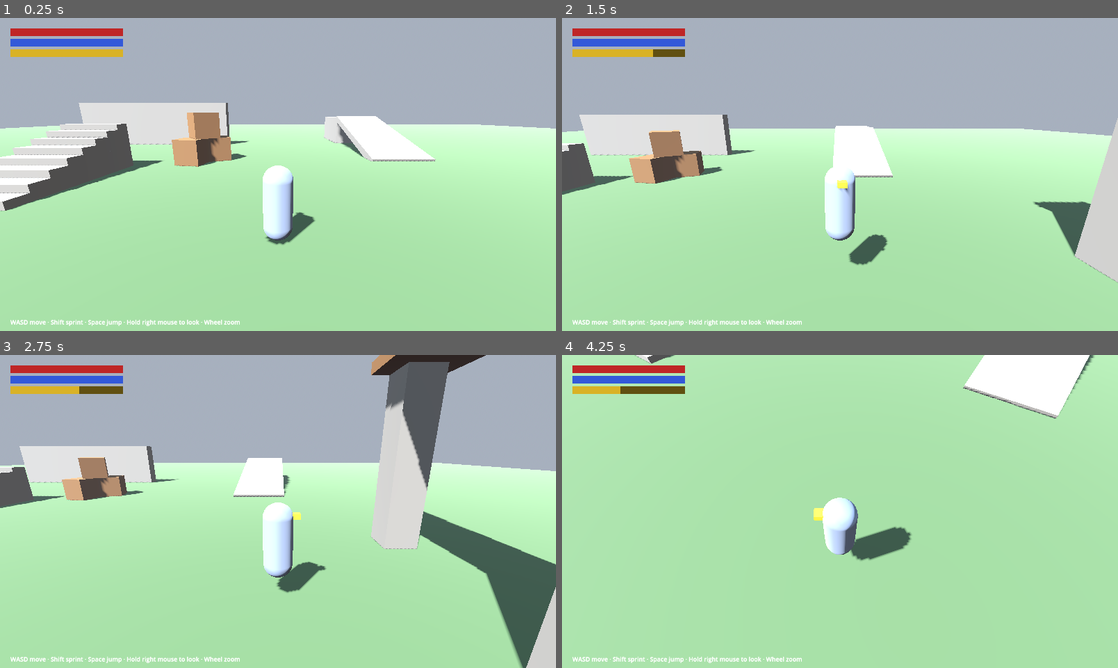
Above: before the commit, frames 1-4 (two rows, left to right).
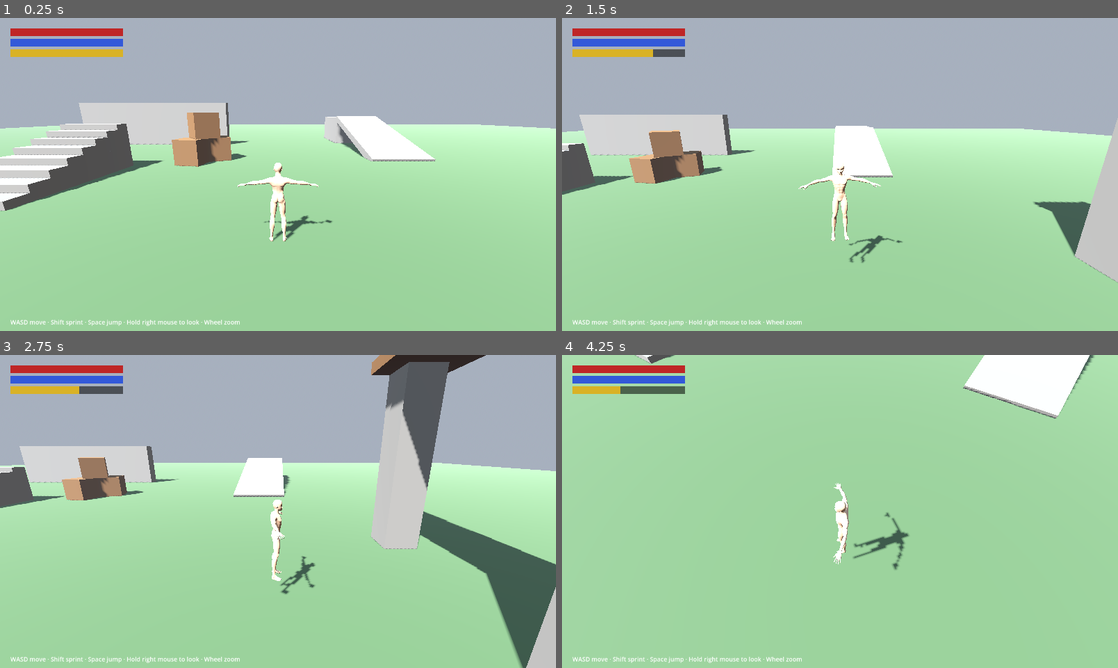
Above: after the commit, the same moments.

Repository: itshyokin/titamas-online
Game: Godot game, scene res://scenes/levels/test_level.tscn
The game is run twice, just before and just after one commit, with the same random seed, the same clock (stepped at 60 frames per second) and the same inputs.
Inputs (mouse positions are in pixels of both pictures, inside the frame that each line leads up to):
- Up to frame 1 (0.25 s): no input
- Up to frame 2 (1.5 s): tap Enter at 0.5 s; move the mouse to (962, 158) at 0.52 s; hold D (move_right) 0.53-1.28 s; hold Shift (sprint) 0.53-1.28 s; tap Space (jump) at 0.77, 0.8, 1.07, 1.35 s; move the mouse to (728, 190) at 1.27 s; hold S (move_back) from 1.28 s (still down)
- Up to frame 3 (2.75 s): tap Space (jump) at 1.52, 1.82, 2.3 s; tap Shift (sprint) at 1.55 s; move the mouse to (333, 442) at 2.02 s; release S (move_back) at 2.03 s; hold D (move_right) from 2.03 s (still down); hold Right mouse button (camera_look) from 2.03 s (still down)
- Up to frame 4 (4.25 s): move the mouse to (834, 517) at 2.77 s; release D (move_right) at 2.78 s; release Right mouse button (camera_look) at 2.78 s; hold W (move_forward) 2.78-3.53 s; tap Shift (sprint) at 2.85 s; tap Space (jump) at 3.02, 3.32, 3.77, 3.8, 4.07 s; move the mouse to (1006, 558) at 3.52 s; hold A (move_left) from 3.53 s (still down); hold Mouse wheel up (zoom_in) from 3.53 s (still down)

The runs differ from the first frame. In frame 1, 1.5% of the frame differs, in the area x 1-60%, y 46-99%; in frame 2, 1.8%; in frame 3, 1.9%; in frame 4, 2.1%, in the area x 1-95%, y 2-99%.
Error before the commit: Invalid access to property or key 'spring_length' on a base object of type 'null instance'. (res://scripts/player/third_person_camera.gd:24)

Commit message:
Fix duplicate nodes in scenes; add base character bodies
- Rebuilt scenes so instanced HUD/player children aren't saved twice
  (caused "name clashes" load errors and the CameraRig crash)
- Add base_bodies.glb (masc + femme) with import scale corrected to metres
- CharacterModel script: choose body type and skin colour in the Inspector
- Replace placeholder capsule with the masc body; soften sun

Co-Authored-By: Claude Opus 5.5 <noreply@anthropic.com>
Claude-Session: https://claude.ai/code/session_017yL7bvFwTAAWyxdSCDZWYF

Diff:
--- a/scenes/levels/test_level.tscn
+++ b/scenes/levels/test_level.tscn
@@ -1,174 +1,153 @@
-[gd_scene format=3 uid="uid://dil5icttc0rtv"]
+[gd_scene format=3]
 
-[ext_resource type="PackedScene" path="res://scenes/player/player.tscn" id="1_v45ci"]
-[ext_resource type="Script" uid="uid://cjg58r0xgp6kb" path="res://scripts/player/stats.gd" id="2_48ne7"]
-[ext_resource type="Script" uid="uid://cqe8qi20xfoun" path="res://scripts/player/third_person_camera.gd" id="3_6xh4u"]
-[ext_resource type="PackedScene" path="res://scenes/ui/hud.tscn" id="4_cyt5c"]
+[ext_resource type="PackedScene" path="res://scenes/player/player.tscn" id="1_jbqir"]
 
-[sub_resource type="ProceduralSkyMaterial" id="ProceduralSkyMaterial_7x1jh"]
+[sub_resource type="ProceduralSkyMaterial" id="ProceduralSkyMaterial_yautc"]
 
-[sub_resource type="Sky" id="Sky_hfwtw"]
-sky_material = SubResource("ProceduralSkyMaterial_7x1jh")
+[sub_resource type="Sky" id="Sky_fr1um"]
+sky_material = SubResource("ProceduralSkyMaterial_yautc")
 
-[sub_resource type="Environment" id="Environment_2mu0v"]
+[sub_resource type="Environment" id="Environment_v45ci"]
 background_mode = 2
-sky = SubResource("Sky_hfwtw")
+sky = SubResource("Sky_fr1um")
 ambient_light_source = 3
 tonemap_mode = 2
 fog_enabled = true
 fog_density = 0.004
 
-[sub_resource type="StandardMaterial3D" id="StandardMaterial3D_jmx14"]
+[sub_resource type="StandardMaterial3D" id="StandardMaterial3D_48ne7"]
 albedo_color = Color(0.35, 0.45, 0.3, 1)
 roughness = 0.9
 
-[sub_resource type="StandardMaterial3D" id="StandardMaterial3D_eaa0b"]
+[sub_resource type="StandardMaterial3D" id="StandardMaterial3D_6xh4u"]
 albedo_color = Color(0.55, 0.53, 0.5, 1)
 roughness = 0.9
 
-[sub_resource type="StandardMaterial3D" id="StandardMaterial3D_a5rnb"]
+[sub_resource type="StandardMaterial3D" id="StandardMaterial3D_cyt5c"]
 albedo_color = Color(0.5, 0.36, 0.22, 1)
 roughness = 0.9
 
-[sub_resource type="CapsuleShape3D" id="CapsuleShape3D_qek5x"]
-radius = 0.35
-height = 1.8
+[node name="TestLevel" type="Node3D" unique_id=1248646174]
 
-[node name="TestLevel" type="Node3D" unique_id=1270205724]
+[node name="WorldEnvironment" type="WorldEnvironment" parent="." unique_id=907917903]
+environment = SubResource("Environment_v45ci")
 
-[node name="WorldEnvironment" type="WorldEnvironment" parent="." unique_id=1411771784]
-environment = SubResource("Environment_2mu0v")
-
-[node name="Sun" type="DirectionalLight3D" parent="." unique_id=1139030526]
+[node name="Sun" type="DirectionalLight3D" parent="." unique_id=90615255]
 transform = Transform3D(0.81915206, 0.43938506, -0.36868784, 0, 0.64278764, 0.76604444, 0.57357645, -0.62750685, 0.5265408, 0, 0, 0)
+light_energy = 0.8
 shadow_enabled = true
 
-[node name="Blockout" type="Node3D" parent="." unique_id=386608838]
+[node name="Blockout" type="Node3D" parent="." unique_id=922451447]
 
-[node name="Ground" type="CSGBox3D" parent="Blockout" unique_id=973682502]
+[node name="Ground" type="CSGBox3D" parent="Blockout" unique_id=1233909413]
 transform = Transform3D(1, 0, 0, 0, 1, 0, 0, 0, 1, 0, -0.5, 0)
 use_collision = true
 size = Vector3(120, 1, 120)
-material = SubResource("StandardMaterial3D_jmx14")
+material = SubResource("StandardMaterial3D_48ne7")
 
-[node name="Ramp" type="CSGBox3D" parent="Blockout" unique_id=1249409568]
+[node name="Ramp" type="CSGBox3D" parent="Blockout" unique_id=584176681]
 transform = Transform3D(1, 0, 0, 0, 0.9659258, -0.25881904, 0, 0.25881904, 0.9659258, 8, 1.2, -10)
 use_collision = true
 size = Vector3(4, 0.5, 10)
-material = SubResource("StandardMaterial3D_eaa0b")
+material = SubResource("StandardMaterial3D_6xh4u")
 
-[node name="RampTop" type="CSGBox3D" parent="Blockout" unique_id=1578338310]
+[node name="RampTop" type="CSGBox3D" parent="Blockout" unique_id=664008917]
 transform = Transform3D(1, 0, 0, 0, 1, 0, 0, 0, 1, 8, 1.3, -17.5)
 use_collision = true
 size = Vector3(4, 2.6, 6)
-material = SubResource("StandardMaterial3D_eaa0b")
+material = SubResource("StandardMaterial3D_6xh4u")
 
-[node name="Crate1" type="CSGBox3D" parent="Blockout" unique_id=306883578]
+[node name="Crate1" type="CSGBox3D" parent="Blockout" unique_id=1367650567]
 transform = Transform3D(0.9396926, 0, 0.34202012, 0, 1, 0, -0.34202012, 0, 0.9396926, -4, 0.75, -6)
 use_collision = true
 size = Vector3(1.5, 1.5, 1.5)
-material = SubResource("StandardMaterial3D_a5rnb")
+material = SubResource("StandardMaterial3D_cyt5c")
 
-[node name="Crate2" type="CSGBox3D" parent="Blockout" unique_id=410315259]
+[node name="Crate2" type="CSGBox3D" parent="Blockout" unique_id=1084461597]
 transform = Transform3D(0.9848077, 0, -0.17364818, 0, 1, 0, 0.17364818, 0, 0.9848077, -5.2, 0.75, -4.6)
 use_collision = true
 size = Vector3(1.5, 1.5, 1.5)
-material = SubResource("StandardMaterial3D_a5rnb")
+material = SubResource("StandardMaterial3D_cyt5c")
 
-[node name="Crate3" type="CSGBox3D" parent="Blockout" unique_id=132084435]
+[node name="Crate3" type="CSGBox3D" parent="Blockout" unique_id=1126761863]
 transform = Transform3D(0.81915206, 0, 0.57357645, 0, 1, 0, -0.57357645, 0, 0.81915206, -4.6, 2.25, -5.3)
 use_collision = true
 size = Vector3(1.5, 1.5, 1.5)
-material = SubResource("StandardMaterial3D_a5rnb")
+material = SubResource("StandardMaterial3D_cyt5c")
 
-[node name="Wall" type="CSGBox3D" parent="Blockout" unique_id=45807449]
+[node name="Wall" type="CSGBox3D" parent="Blockout" unique_id=1469052787]
 transform = Transform3D(1, 0, 0, 0, 1, 0, 0, 0, 1, -12, 2, -14)
 use_collision = true
 size = Vector3(14, 4, 1)
-material = SubResource("StandardMaterial3D_eaa0b")
+material = SubResource("StandardMaterial3D_6xh4u")
 
-[node name="Pillar1" type="CSGBox3D" parent="Blockout" unique_id=1121083112]
+[node name="Pillar1" type="CSGBox3D" parent="Blockout" unique_id=1460795428]
 transform = Transform3D(1, 0, 0, 0, 1, 0, 0, 0, 1, 14, 3, 4)
 use_collision = true
 size = Vector3(1.2, 6, 1.2)
-material = SubResource("StandardMaterial3D_eaa0b")
+material = SubResource("StandardMaterial3D_6xh4u")
 
-[node name="Pillar2" type="CSGBox3D" parent="Blockout" unique_id=1570759091]
+[node name="Pillar2" type="CSGBox3D" parent="Blockout" unique_id=1329092415]
 transform = Transform3D(1, 0, 0, 0, 1, 0, 0, 0, 1, 14, 3, 10)
 use_collision = true
 size = Vector3(1.2, 6, 1.2)
-material = SubResource("StandardMaterial3D_eaa0b")
+material = SubResource("StandardMaterial3D_6xh4u")
 
-[node name="Bridge" type="CSGBox3D" parent="Blockout" unique_id=1251609828]
+[node name="Bridge" type="CSGBox3D" parent="Blockout" unique_id=1974778595]
 transform = Transform3D(1, 0, 0, 0, 1, 0, 0, 0, 1, 14, 6.2, 7)
 use_collision = true
 size = Vector3(2.5, 0.4, 7.2)
-material = SubResource("StandardMaterial3D_a5rnb")
+material = SubResource("StandardMaterial3D_cyt5c")
 
-[node name="Step1" type="CSGBox3D" parent="Blockout" unique_id=109785808]
+[node name="Step1" type="CSGBox3D" parent="Blockout" unique_id=2143825883]
 transform = Transform3D(1, 0, 0, 0, 1, 0, 0, 0, 1, -10, 0.15, 2)
 use_collision = true
 size = Vector3(3, 0.3, 0.8)
-material = SubResource("StandardMaterial3D_eaa0b")
+material = SubResource("StandardMaterial3D_6xh4u")
 
-[node name="Step2" type="CSGBox3D" parent="Blockout" unique_id=474443045]
+[node name="Step2" type="CSGBox3D" parent="Blockout" unique_id=1602410190]
 transform = Transform3D(1, 0, 0, 0, 1, 0, 0, 0, 1, -10, 0.3, 1.2)
 use_collision = true
 size = Vector3(3, 0.6, 0.8)
-material = SubResource("StandardMaterial3D_eaa0b")
+material = SubResource("StandardMaterial3D_6xh4u")
 
-[node name="Step3" type="CSGBox3D" parent="Blockout" unique_id=1123419762]
+[node name="Step3" type="CSGBox3D" parent="Blockout" unique_id=1961771981]
 transform = Transform3D(1, 0, 0, 0, 1, 0, 0, 0, 1, -10, 0.45, 0.4)
 use_collision = true
 size = Vector3(3, 0.9, 0.8)
-material = SubResource("StandardMaterial3D_eaa0b")
+material = SubResource("StandardMaterial3D_6xh4u")
 
-[node name="Step4" type="CSGBox3D" parent="Blockout" unique_id=1808586373]
+[node name="Step4" type="CSGBox3D" parent="Blockout" unique_id=201775822]
 transform = Transform3D(1, 0, 0, 0, 1, 0, 0, 0, 1, -10, 0.6, -0.4)
 use_collision = true
 size = Vector3(3, 1.2, 0.8)
-material = SubResource("StandardMaterial3D_eaa0b")
+material = SubResource("StandardMaterial3D_6xh4u")
 
-[node name="Step5" type="CSGBox3D" parent="Blockout" unique_id=271809970]
+[node name="Step5" type="CSGBox3D" parent="Blockout" unique_id=984357623]
 transform = Transform3D(1, 0, 0, 0, 1, 0, 0, 0, 1, -10, 0.75, -1.2)
 use_collision = true
 size = Vector3(3, 1.5, 0.8)
-material = SubResource("StandardMaterial3D_eaa0b")
+material = SubResource("StandardMaterial3D_6xh4u")
 
-[node name="Step6" type="CSGBox3D" parent="Blockout" unique_id=1707935194]
+[node name="Step6" type="CSGBox3D" parent="Blockout" unique_id=691987748]
 transform = Transform3D(1, 0, 0, 0, 1, 0, 0, 0, 1, -10, 0.9, -2)
 use_collision = true
 size = Vector3(3, 1.8, 0.8)
-material = SubResource("StandardMaterial3D_eaa0b")
+material = SubResource("StandardMaterial3D_6xh4u")
 
-[node name="Step7" type="CSGBox3D" parent="Blockout" unique_id=187348167]
+[node name="Step7" type="CSGBox3D" parent="Blockout" unique_id=718970881]
 transform = Transform3D(1, 0, 0, 0, 1, 0, 0, 0, 1, -10, 1.05, -2.8)
 use_collision = true
 size = Vector3(3, 2.1, 0.8)
-material = SubResource("StandardMaterial3D_eaa0b")
+material = SubResource("StandardMaterial3D_6xh4u")
 
-[node name="Step8" type="CSGBox3D" parent="Blockout" unique_id=406065188]
+[node name="Step8" type="CSGBox3D" parent="Blockout" unique_id=458875415]
 transform = Transform3D(1, 0, 0, 0, 1, 0, 0, 0, 1, -10, 1.2, -3.6)
 use_collision = true
 size = Vector3(3, 2.4, 0.8)
-material = SubResource("StandardMaterial3D_eaa0b")
+material = SubResource("StandardMaterial3D_6xh4u")
 
-[node name="PlayerSpawn" type="Marker3D" parent="." unique_id=752356455]
+[node name="PlayerSpawn" type="Marker3D" parent="." unique_id=1957049734]
 
-[node name="Player" parent="." unique_id=1957645400 instance=ExtResource("1_v45ci")]
+[node name="Player" parent="." unique_id=86567346 instance=ExtResource("1_jbqir")]
 transform = Transform3D(1, 0, 0, 0, 1, 0, 0, 0, 1, 0, 0.1, 4)
-
-[node name="CollisionShape3D2" type="CollisionShape3D" parent="Player" unique_id=554792150]
-transform = Transform3D(1, 0, 0, 0, 1, 0, 0, 0, 1, 0, 0.9, 0)
-shape = SubResource("CapsuleShape3D_qek5x")
-
-[node name="Model2" type="Node3D" parent="Player" unique_id=203077600]
-
-[node name="Stats2" type="Node" parent="Player" unique_id=1298780680]
-script = ExtResource("2_48ne7")
-
-[node name="CameraRig2" type="Node3D" parent="Player" unique_id=1621913665]
-script = ExtResource("3_6xh4u")
-
-[node name="HUD2" parent="Player" unique_id=155030158 instance=ExtResource("4_cyt5c")]
-stats_path = NodePath("../Stats")
--- a/scenes/player/player.tscn
+++ b/scenes/player/player.tscn
@@ -1,128 +1,47 @@
 [gd_scene format=3]
 
-[ext_resource type="Script" path="res://scripts/player/player_controller.gd" id="1_lvxji"]
-[ext_resource type="Script" path="res://scripts/player/stats.gd" id="2_p47bc"]
-[ext_resource type="Script" path="res://scripts/player/third_person_camera.gd" id="3_75vfm"]
-[ext_resource type="PackedScene" path="res://scenes/ui/hud.tscn" id="4_0owmy"]
+[ext_resource type="Script" path="res://scripts/player/player_controller.gd" id="1_75vfm"]
+[ext_resource type="PackedScene" path="res://assets/models/characters/base_bodies.glb" id="2_0owmy"]
+[ext_resource type="Script" path="res://scripts/player/character_model.gd" id="3_qek5x"]
+[ext_resource type="Script" path="res://scripts/player/stats.gd" id="4_5gtgg"]
+[ext_resource type="Script" path="res://scripts/player/third_person_camera.gd" id="5_h17s1"]
+[ext_resource type="PackedScene" path="res://scenes/ui/hud.tscn" id="6_je7p5"]
 
-[sub_resource type="CapsuleShape3D" id="CapsuleShape3D_qek5x"]
+[sub_resource type="CapsuleShape3D" id="CapsuleShape3D_fm80t"]
 radius = 0.35
-height = 1.8
-
-[sub_resource type="StandardMaterial3D" id="StandardMaterial3D_5gtgg"]
-albedo_color = Color(0.55, 0.6, 0.7, 1)
-roughness = 0.9
-
-[sub_resource type="CapsuleMesh" id="CapsuleMesh_h17s1"]
-material = SubResource("StandardMaterial3D_5gtgg")
-radius = 0.35
-height = 1.8
-
-[sub_resource type="StandardMaterial3D" id="StandardMaterial3D_je7p5"]
-albedo_color = Color(0.9, 0.75, 0.2, 1)
-roughness = 0.9
-
-[sub_resource type="BoxMesh" id="BoxMesh_fm80t"]
-material = SubResource("StandardMaterial3D_je7p5")
-size = Vector3(0.2, 0.12, 0.25)
+height = 1.85
 
 [sub_resource type="SphereShape3D" id="SphereShape3D_gx1jg"]
 radius = 0.25
 
-[sub_resource type="StyleBoxFlat" id="StyleBoxFlat_hqnrr"]
-bg_color = Color(0, 0, 0, 0.55)
-
-[sub_resource type="StyleBoxFlat" id="StyleBoxFlat_bo48s"]
-bg_color = Color(0.75, 0.15, 0.15, 1)
-
-[sub_resource type="StyleBoxFlat" id="StyleBoxFlat_8qguk"]
-bg_color = Color(0, 0, 0, 0.55)
-
-[sub_resource type="StyleBoxFlat" id="StyleBoxFlat_136eg"]
-bg_color = Color(0.2, 0.35, 0.85, 1)
-
-[sub_resource type="StyleBoxFlat" id="StyleBoxFlat_oj5la"]
-bg_color = Color(0, 0, 0, 0.55)
-
-[sub_resource type="StyleBoxFlat" id="StyleBoxFlat_gss2c"]
-bg_color = Color(0.85, 0.7, 0.15, 1)
-
-[node name="Player" type="CharacterBody3D" unique_id=1957645400]
+[node name="Player" type="CharacterBody3D" unique_id=86567346]
 collision_layer = 2
 collision_mask = 5
-script = ExtResource("1_lvxji")
+script = ExtResource("1_75vfm")
 
-[node name="CollisionShape3D" type="CollisionShape3D" parent="." unique_id=554792150]
-transform = Transform3D(1, 0, 0, 0, 1, 0, 0, 0, 1, 0, 0.9, 0)
-shape = SubResource("CapsuleShape3D_qek5x")
+[node name="CollisionShape3D" type="CollisionShape3D" parent="." unique_id=1558769712]
+transform = Transform3D(1, 0, 0, 0, 1, 0, 0, 0, 1, 0, 0.925, 0)
+shape = SubResource("CapsuleShape3D_fm80t")
 
-[node name="Model" type="Node3D" parent="." unique_id=203077600]
+[node name="Model" type="Node3D" parent="." unique_id=379129217]
 
-[node name="PlaceholderBody" type="MeshInstance3D" parent="Model" unique_id=1425337374]
-transform = Transform3D(1, 0, 0, 0, 1, 0, 0, 0, 1, 0, 0.9, 0)
-mesh = SubResource("CapsuleMesh_h17s1")
+[node name="Character" parent="Model" unique_id=714591041 instance=ExtResource("2_0owmy")]
+script = ExtResource("3_qek5x")
 
-[node name="FacingMarker" type="MeshInstance3D" parent="Model" unique_id=1748436567]
-transform = Transform3D(1, 0, 0, 0, 1, 0, 0, 0, 1, 0, 1.5, -0.38)
-mesh = SubResource("BoxMesh_fm80t")
+[node name="Stats" type="Node" parent="." unique_id=1666895768]
+script = ExtResource("4_5gtgg")
 
-[node name="Stats" type="Node" parent="." unique_id=1298780680]
-script = ExtResource("2_p47bc")
+[node name="CameraRig" type="Node3D" parent="." unique_id=244882990]
+script = ExtResource("5_h17s1")
 
-[node name="CameraRig" type="Node3D" parent="." unique_id=1621913665]
-script = ExtResource("3_75vfm")
-
-[node name="SpringArm3D" type="SpringArm3D" parent="CameraRig" unique_id=1966390940]
+[node name="SpringArm3D" type="SpringArm3D" parent="CameraRig" unique_id=1510997176]
 shape = SubResource("SphereShape3D_gx1jg")
 spring_length = 5.0
 margin = 0.2
 
-[node name="Camera3D" type="Camera3D" parent="CameraRig/SpringArm3D" unique_id=1425378120]
+[node name="Camera3D" type="Camera3D" parent="CameraRig/SpringArm3D" unique_id=2112762851]
 current = true
 fov = 70.0
 
-[node name="HUD" parent="." unique_id=155030158 instance=ExtResource("4_0owmy")]
+[node name="HUD" parent="." unique_id=1737377285 instance=ExtResource("6_je7p5")]
 stats_path = NodePath("../Stats")
-
-[node name="Bars" type="VBoxContainer" parent="HUD" unique_id=428412301]
-custom_minimum_size = Vector2(260, 0)
-offset_left = 24.0
-offset_top = 24.0
-offset_right = 24.0
-offset_bottom = 24.0
-theme_override_constants/separation = 6
-
-[node name="HealthBar" type="ProgressBar" parent="HUD/Bars" unique_id=1316441528]
-unique_name_in_owner = true
-custom_minimum_size = Vector2(260, 18)
-layout_mode = 2
-theme_override_styles/background = SubResource("StyleBoxFlat_hqnrr")
-theme_override_styles/fill = SubResource("StyleBoxFlat_bo48s")
-value = 100.0
-show_percentage = false
-
-[node name="ManaBar" type="ProgressBar" parent="HUD/Bars" unique_id=1143314396]
-unique_name_in_owner = true
-custom_minimum_size = Vector2(260, 18)
-layout_mode = 2
-theme_override_styles/background = SubResource("StyleBoxFlat_8qguk")
-theme_override_styles/fill = SubResource("StyleBoxFlat_136eg")
-value = 100.0
-show_percentage = false
-
-[node name="StaminaBar" type="ProgressBar" parent="HUD/Bars" unique_id=162403369]
-unique_name_in_owner = true
-custom_minimum_size = Vector2(260, 18)
-layout_mode = 2
-theme_override_styles/background = SubResource("StyleBoxFlat_oj5la")
-theme_override_styles/fill = SubResource("StyleBoxFlat_gss2c")
-value = 100.0
-show_percentage = false
-
-[node name="Controls" type="Label" parent="HUD" unique_id=1928741157]
-offset_left = 24.0
-offset_top = 690.0
-offset_right = 24.0
-offset_bottom = 690.0
-theme_override_font_sizes/font_size = 14
-text = "WASD move · Shift sprint · Space jump · Hold right mouse to look · Wheel zoom"
--- a/scenes/ui/hud.tscn
+++ b/scenes/ui/hud.tscn
@@ -20,10 +20,10 @@
 [sub_resource type="StyleBoxFlat" id="StyleBoxFlat_gss2c"]
 bg_color = Color(0.85, 0.7, 0.15, 1)
 
-[node name="HUD" type="CanvasLayer" unique_id=155030158]
+[node name="HUD" type="CanvasLayer" unique_id=1737377285]
 script = ExtResource("1_0mwgc")
 
-[node name="Bars" type="VBoxContainer" parent="." unique_id=428412301]
+[node name="Bars" type="VBoxContainer" parent="." unique_id=1889405572]
 custom_minimum_size = Vector2(260, 0)
 offset_left = 24.0
 offset_top = 24.0
@@ -31,7 +31,7 @@
 offset_bottom = 24.0
 theme_override_constants/separation = 6
 
-[node name="HealthBar" type="ProgressBar" parent="Bars" unique_id=1316441528]
+[node name="HealthBar" type="ProgressBar" parent="Bars" unique_id=380662213]
 unique_name_in_owner = true
 custom_minimum_size = Vector2(260, 18)
 layout_mode = 2
@@ -40,7 +40,7 @@
 value = 100.0
 show_percentage = false
 
-[node name="ManaBar" type="ProgressBar" parent="Bars" unique_id=1143314396]
+[node name="ManaBar" type="ProgressBar" parent="Bars" unique_id=325113749]
 unique_name_in_owner = true
 custom_minimum_size = Vector2(260, 18)
 layout_mode = 2
@@ -49,7 +49,7 @@
 value = 100.0
 show_percentage = false
 
-[node name="StaminaBar" type="ProgressBar" parent="Bars" unique_id=162403369]
+[node name="StaminaBar" type="ProgressBar" parent="Bars" unique_id=424080876]
 unique_name_in_owner = true
 custom_minimum_size = Vector2(260, 18)
 layout_mode = 2
@@ -58,7 +58,7 @@
 value = 100.0
 show_percentage = false
 
-[node name="Controls" type="Label" parent="." unique_id=1928741157]
+[node name="Controls" type="Label" parent="." unique_id=1402041712]
 offset_left = 24.0
 offset_top = 690.0
 offset_right = 24.0
--- /dev/null
+++ b/scripts/player/character_model.gd
@@ -0,0 +1,47 @@
+@tool
+class_name CharacterModel
+extends Node3D
+## Shows one of the two base bodies from base_bodies.glb and tints its skin.
+## Lives under Player/Model. The imported body faces -Z (the game's forward),
+## so it needs no extra rotation.
+
+enum BodyType { MASC, FEMME }
+
+@export var body_type: BodyType = BodyType.MASC:
+	set(value):
+		body_type = value
+		_apply()
+
+@export var skin_color := Color(0.87, 0.72, 0.6):
+	set(value):
+		skin_color = value
+		_apply()
+
+var _skin_material := StandardMaterial3D.new()
+
+
+func _ready() -> void:
+	_skin_material.roughness = 0.85
+	_apply()
+
+
+func get_skeleton() -> Skeleton3D:
+	var armature := get_node_or_null(_armature_name(body_type))
+	return armature.get_node("Skeleton3D") if armature else null
+
+
+func _apply() -> void:
+	if not is_inside_tree():
+		return
+	_skin_material.albedo_color = skin_color
+	for type in BodyType.values():
+		var armature := get_node_or_null(_armature_name(type)) as Node3D
+		if armature == null:
+			continue
+		armature.visible = type == body_type
+		for mesh in armature.find_children("*", "MeshInstance3D", true, false):
+			(mesh as MeshInstance3D).material_override = _skin_material
+
+
+func _armature_name(type: BodyType) -> String:
+	return "Armature_femme" if type == BodyType.FEMME else "Armature_masc"
Binary file added: assets/models/characters/base_bodies.glb
Not shown, added: assets/models/characters/base_bodies.glb.import
Not shown, added: scripts/player/character_model.gd.uid
Not shown, changed: CLAUDE.md
